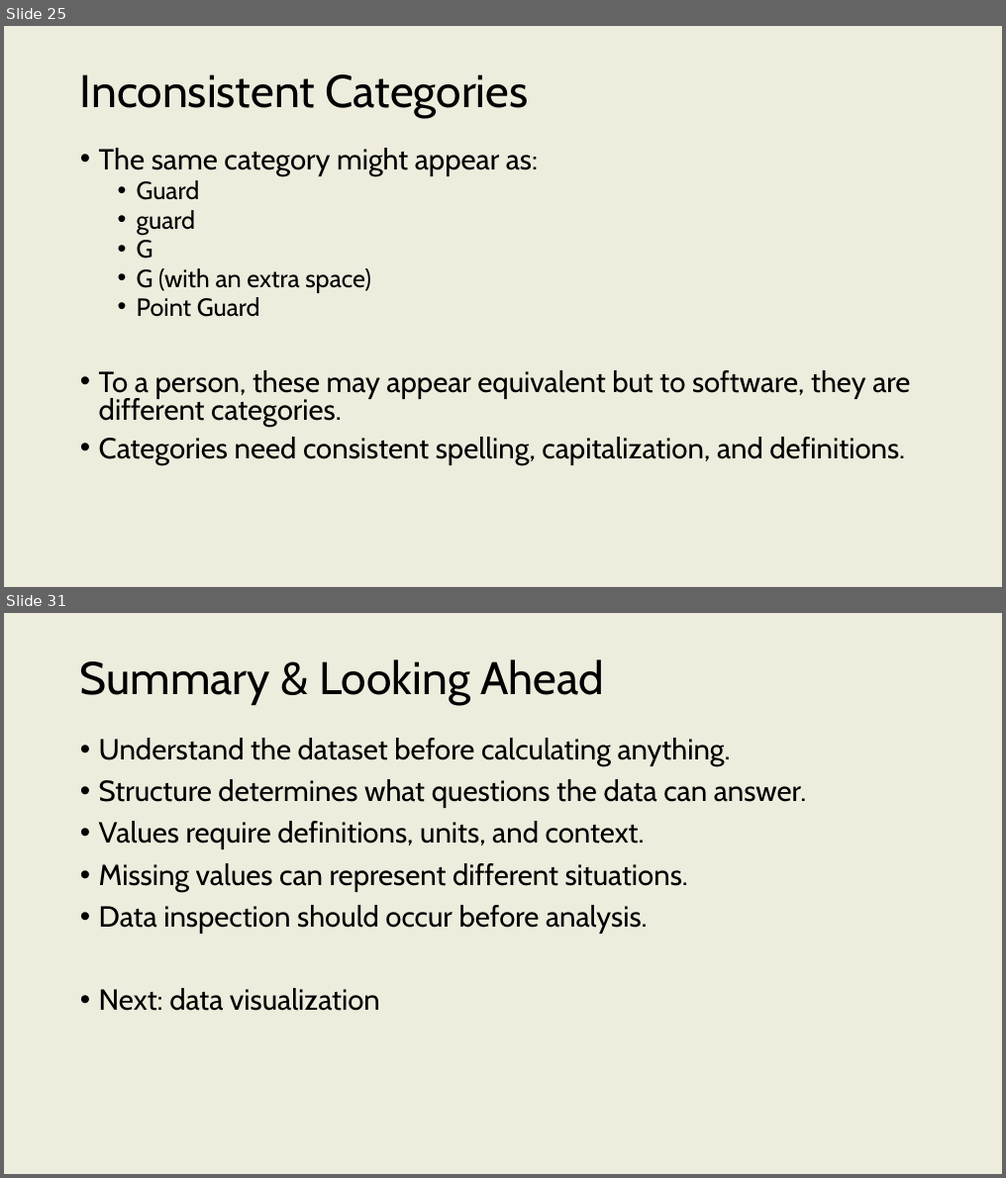
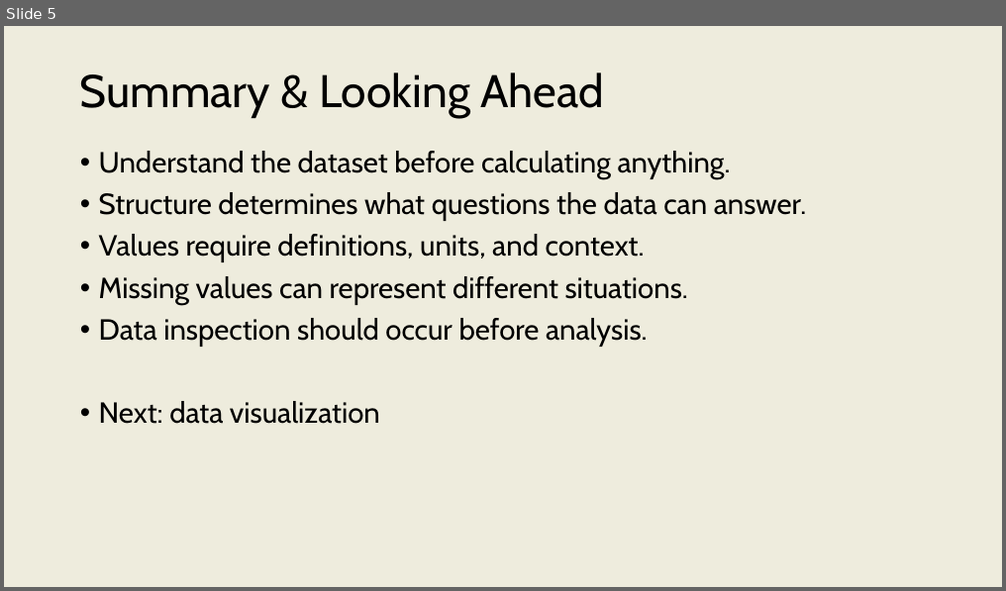
Before and after one commit to onishisaryu/HES-3000-Sports-Data-Analytics, a slide deck: pptx/Lecture7.pptx. Shown one above the other, each under a label of ours: slides 25 and 31 before the commit, slide 5 after it; the slides between them are not shown. The pictures are 1006x1178 and 1006x591 pixels, drawn with LibreOffice and Linux fonts; fonts in the diff are those of the drawing. Boxes give left, top, right and bottom in pixels: in the first picture for what was removed or moved away, otherwise in the second. Text is boxed around its words. In the diff, an @@ line names an element or a change of style, - is before the commit and + after.

```diff
--- a/pptx/Lecture7.pptx
+++ b/pptx/Lecture7.pptx
@@ slide 25 removed at (4,26,1002,587), background #EEECDD @@
@@ title removed at (80,75,528,118) @@
-Inconsistent Categories
@@ text removed at (99,148,910,466) @@
-• The same category might appear as:
-  • Guard
-  • guard
-  • G
-  • G (with an extra space)
-  • Point Guard
-• To a person, these may appear equivalent but to software, they are different categories.
-• Categories need consistent spelling, capitalization, and definitions.
@@ what was slide 31 is now slide 5 @@
```
Also in this commit, not shown: 2 slides added, 27 other slides removed.
